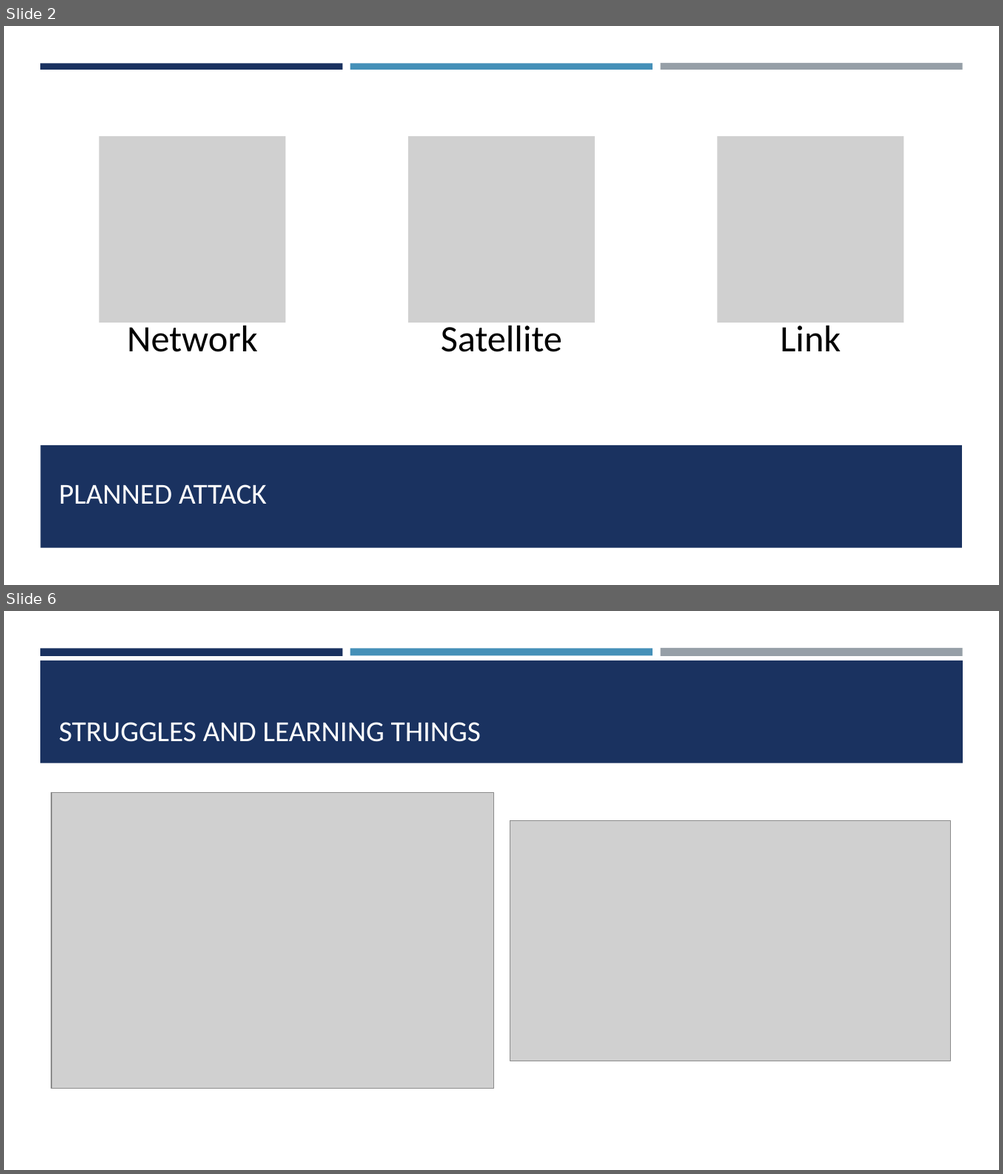
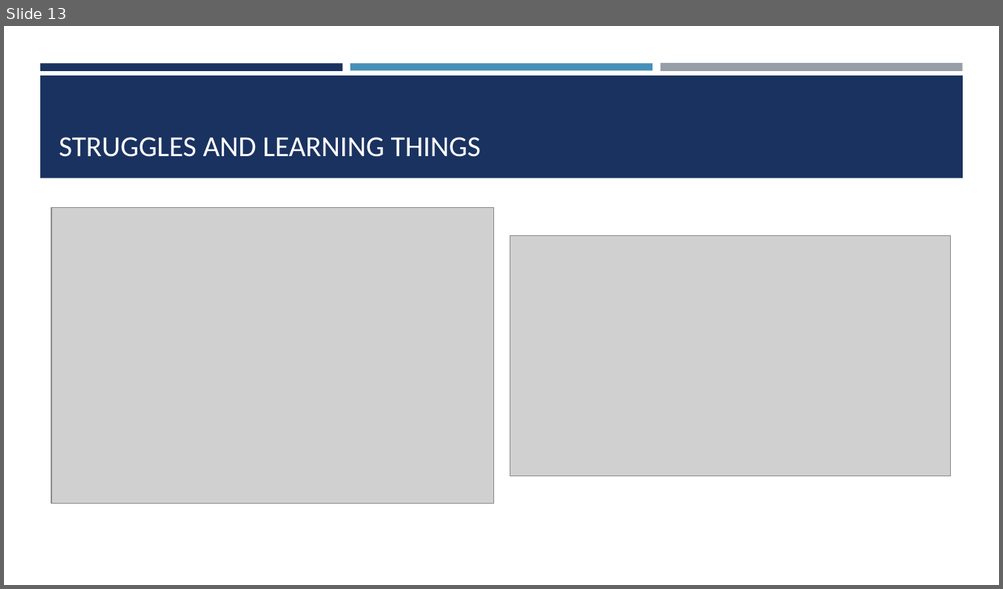
Before and after one commit to LisaJacklin/CS301_Project, a slide deck: CS301_ProjectPresentation.pptx. Shown one above the other, each under a label of ours: slides 2 and 6 before the commit, slide 13 after it; the slides between them are not shown. The pictures are 1003x1174 and 1003x589 pixels, drawn with LibreOffice and Linux fonts; fonts in the diff are those of the drawing; grey boxes stand for pictures. Boxes give left, top, right and bottom in pixels: in the first picture for what was removed or moved away, otherwise in the second. Text is boxed around its words. In the diff, an @@ line names an element or a change of style, - is before the commit and + after.

```diff
--- a/CS301_ProjectPresentation.pptx
+++ b/CS301_ProjectPresentation.pptx
@@ slide 2 removed at <box>4,26,999,585</box>, background #FFFFFF; not listed: 3 template elements that a slide beside it also shows @@
@@ rectangle removed at <box>4,70,999,585</box> @@
@@ group removed at <box>99,136,904,352</box>: 3 pictures, 3 texts @@
-Network
-Satellite
-Link
@@ rectangle removed at <box>40,446,962,548</box> @@
@@ title removed at <box>59,485,267,505</box> @@
-PLANNED ATTACK
@@ what was slide 6 is now slide 13 @@
```
Also in this commit, not shown: 3 slides changed, 9 slides added, 1 other slide removed, 2 other files.
